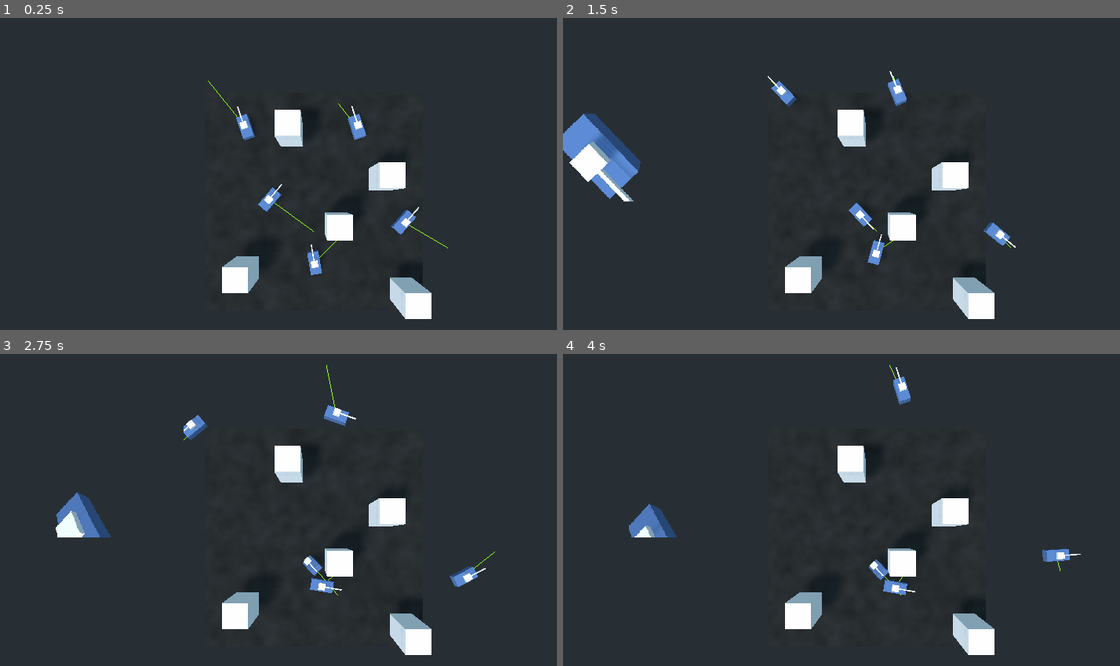
Above: before the commit, frames 1-4 (two rows, left to right).
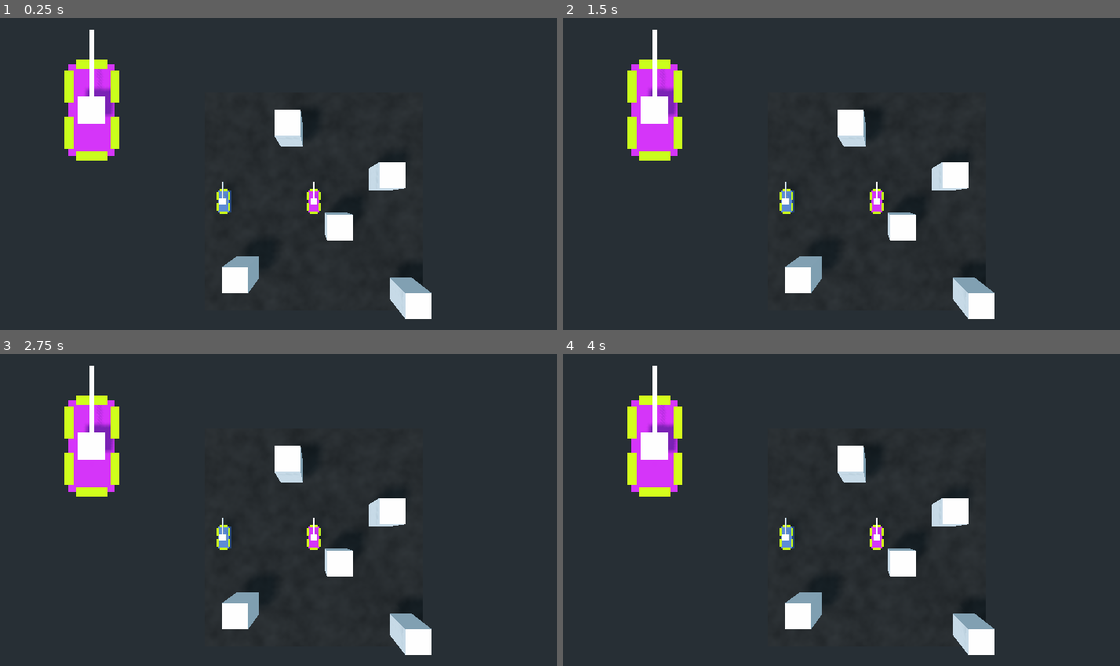
Above: after the commit, the same moments.

Repository: tastytentacles/ToppieTanks
Game: Godot game, scene res://TestBed.tscn
Two runs of this game, one before a commit and one after it. Both use one fixed random seed, a clock stepped at 60 frames per second and the inputs below.
Inputs:
- Up to frame 1 (0.25 s): no input
- Up to frame 2 (1.5 s): hold Right (ui_right) 0.53-1.28 s; hold Down (ui_down) from 1.28 s (still down)
- Up to frame 3 (2.75 s): release Down (ui_down) at 2.03 s; hold Right (ui_right) from 2.03 s (still down)
- Up to frame 4 (4 s): release Right (ui_right) at 2.78 s; hold Up (ui_up) 2.78-3.53 s; hold Left (ui_left) from 3.53 s (still down)

The runs differ from the first frame. In frame 1, 4.3% of the frame differs, in the area x 11-81%, y 3-83%; in frame 2, 6.5%, in the area x 0-82%, y 3-80%; in frame 3, 5.2%; in frame 4, 4.7%.

Commit message:
working armor

Diff:
--- a/TestBed.tscn
+++ b/TestBed.tscn
@@ -1,6 +1,8 @@
-[gd_scene load_steps=9 format=2]
+[gd_scene load_steps=11 format=2]
 
-[ext_resource path="res://obj/ai_tank.tscn" type="PackedScene" id=1]
+[ext_resource path="res://obj/player_tank.tscn" type="PackedScene" id=1]
+[ext_resource path="res://src/utils/cam_xy_track.gd" type="Script" id=2]
+[ext_resource path="res://obj/tank.tscn" type="PackedScene" id=3]
 
 [sub_resource type="OpenSimplexNoise" id=6]
 
@@ -35,23 +37,15 @@
 
 [node name="main_cam" type="Camera" parent="."]
 transform = Transform( 1, 0, 0, 0, -4.37114e-08, 1, 0, -1, -4.37114e-08, 0, 12, 0 )
+script = ExtResource( 2 )
+track_this = NodePath("../Tanks/player_tank")
 
 [node name="Tanks" type="Spatial" parent="."]
 
-[node name="tank" parent="Tanks" instance=ExtResource( 1 )]
-transform = Transform( 1, 0, 0, 0, 1, 0, 0, 0, 1, -2, 0.2, 0 )
+[node name="player_tank" parent="Tanks" instance=ExtResource( 1 )]
 
-[node name="tank2" parent="Tanks" instance=ExtResource( 1 )]
-transform = Transform( 1, 0, 0, 0, 1, 0, 0, 0, 1, 0, 0.2, 3 )
-
-[node name="tank3" parent="Tanks" instance=ExtResource( 1 )]
-transform = Transform( 1, 0, 0, 0, 1, 0, 0, 0, 1, 4, 0.2, 1 )
-
-[node name="tank4" parent="Tanks" instance=ExtResource( 1 )]
-transform = Transform( 1, 0, 0, 0, 1, 0, 0, 0, 1, 2, 0.2, -3 )
-
-[node name="tank5" parent="Tanks" instance=ExtResource( 1 )]
-transform = Transform( 1, 0, 0, 0, 1, 0, 0, 0, 1, -3, 0.2, -3 )
+[node name="dummy_tank" parent="Tanks" instance=ExtResource( 3 )]
+transform = Transform( 1, 0, 0, 0, 1, 0, 0, 0, 1, -4, 0.2, 0 )
 
 [node name="World" type="Spatial" parent="."]
 
@@ -122,6 +116,7 @@
 
 [node name="Viewport" type="Viewport" parent="UI/ViewportContainer"]
 size = Vector2( 300, 300 )
+transparent_bg = true
 handle_input_locally = false
 render_target_update_mode = 3
 shadow_atlas_size = 2
@@ -129,3 +124,7 @@
 [node name="tank_cam" type="Camera" parent="UI/ViewportContainer/Viewport"]
 transform = Transform( 1, 0, 0, 0, -4.37114e-08, 1, 0, -1, -4.37114e-08, 0, 2, 0 )
 cull_mask = 1048574
+projection = 1
+size = 2.0
+script = ExtResource( 2 )
+track_this = NodePath("../../../../Tanks/player_tank")
--- /dev/null
+++ b/obj/armor_plate.tscn
@@ -0,0 +1,132 @@
+[gd_scene load_steps=15 format=2]
+
+[ext_resource path="res://src/armor_plate_brain.gd" type="Script" id=1]
+
+[sub_resource type="BoxShape" id=16]
+extents = Vector3( 0.25, 0.125, 0.05 )
+
+[sub_resource type="VisualShaderNodeVectorOp" id=26]
+output_port_for_preview = 0
+operator = 2
+
+[sub_resource type="VisualShaderNodeVectorOp" id=27]
+output_port_for_preview = 0
+operator = 2
+
+[sub_resource type="VisualShaderNodeVectorOp" id=28]
+output_port_for_preview = 0
+
+[sub_resource type="VisualShaderNodeColorConstant" id=18]
+constant = Color( 0.476563, 1, 0, 1 )
+
+[sub_resource type="VisualShaderNodeColorConstant" id=19]
+constant = Color( 0.780273, 0, 0, 1 )
+
+[sub_resource type="VisualShaderNodeScalarUniform" id=25]
+uniform_name = "Life"
+
+[sub_resource type="VisualShaderNodeScalarClamp" id=29]
+
+[sub_resource type="VisualShaderNodeScalarConstant" id=30]
+constant = 1.0
+
+[sub_resource type="VisualShaderNodeScalarOp" id=31]
+output_port_for_preview = 0
+operator = 1
+
+[sub_resource type="VisualShader" id=23]
+code = "shader_type spatial;
+render_mode specular_schlick_ggx;
+
+uniform float Life;
+
+
+
+void vertex() {
+// Output:0
+
+}
+
+void fragment() {
+// Color:4
+	vec3 n_out4p0 = vec3(0.780273, 0.000000, 0.000000);
+	float n_out4p1 = 1.000000;
+
+// ScalarUniform:6
+	float n_out6p0 = Life;
+
+// ScalarClamp:7
+	float n_in7p1 = 0.00000;
+	float n_in7p2 = 1.00000;
+	float n_out7p0 = clamp(n_out6p0, n_in7p1, n_in7p2);
+
+// VectorOp:11
+	vec3 n_out11p0 = n_out4p0 * vec3(n_out7p0);
+
+// Color:3
+	vec3 n_out3p0 = vec3(0.476563, 1.000000, 0.000000);
+	float n_out3p1 = 1.000000;
+
+// Scalar:8
+	float n_out8p0 = 1.000000;
+
+// ScalarOp:9
+	float n_out9p0 = n_out8p0 - n_out7p0;
+
+// VectorOp:12
+	vec3 n_out12p0 = n_out3p0 * vec3(n_out9p0);
+
+// VectorOp:13
+	vec3 n_out13p0 = n_out11p0 + n_out12p0;
+
+// Output:0
+	ALBEDO = n_out13p0;
+
+}
+
+void light() {
+// Output:0
+
+}
+"
+graph_offset = Vector2( -159, 143.25 )
+nodes/fragment/0/position = Vector2( 860, 100 )
+nodes/fragment/3/node = SubResource( 18 )
+nodes/fragment/3/position = Vector2( 280, 260 )
+nodes/fragment/4/node = SubResource( 19 )
+nodes/fragment/4/position = Vector2( -140, 180 )
+nodes/fragment/6/node = SubResource( 25 )
+nodes/fragment/6/position = Vector2( -340, 280 )
+nodes/fragment/7/node = SubResource( 29 )
+nodes/fragment/7/position = Vector2( -140, 360 )
+nodes/fragment/8/node = SubResource( 30 )
+nodes/fragment/8/position = Vector2( -140, 280 )
+nodes/fragment/9/node = SubResource( 31 )
+nodes/fragment/9/position = Vector2( 80, 360 )
+nodes/fragment/11/node = SubResource( 26 )
+nodes/fragment/11/position = Vector2( 80, 140 )
+nodes/fragment/12/node = SubResource( 27 )
+nodes/fragment/12/position = Vector2( 460, 260 )
+nodes/fragment/13/node = SubResource( 28 )
+nodes/fragment/13/position = Vector2( 660, 140 )
+nodes/fragment/connections = PoolIntArray( 7, 0, 11, 1, 12, 0, 13, 1, 11, 0, 13, 0, 9, 0, 12, 1, 8, 0, 9, 0, 7, 0, 9, 1, 13, 0, 0, 0, 6, 0, 7, 0, 3, 0, 12, 0, 4, 0, 11, 0 )
+
+[sub_resource type="ShaderMaterial" id=24]
+shader = SubResource( 23 )
+shader_param/Life = 0.0
+
+[sub_resource type="QuadMesh" id=17]
+material = SubResource( 24 )
+size = Vector2( 0.35, 0.1 )
+
+[node name="armor_plate" type="KinematicBody"]
+script = ExtResource( 1 )
+
+[node name="CollisionShape" type="CollisionShape" parent="."]
+shape = SubResource( 16 )
+
+[node name="mesh" type="MeshInstance" parent="."]
+transform = Transform( 1, 0, 0, 0, -4.37114e-08, 1, 0, -1, -4.37114e-08, 0, -0.1, 0 )
+cast_shadow = 0
+mesh = SubResource( 17 )
+material/0 = null
--- a/obj/player_tank.tscn
+++ b/obj/player_tank.tscn
@@ -14,4 +14,36 @@
 script = ExtResource( 2 )
 
 [node name="MeshInstance" parent="." index="0"]
+layers = 2
 mesh = SubResource( 2 )
+
+[node name="turret_body" parent="turret" index="0"]
+layers = 2
+
+[node name="turret_barrel" parent="turret" index="1"]
+layers = 2
+
+[node name="mesh" parent="armor_plate" index="1"]
+layers = 2
+
+[node name="mesh" parent="armor_plate2" index="1"]
+layers = 2
+
+[node name="mesh" parent="armor_plate3" index="1"]
+layers = 2
+
+[node name="mesh" parent="armor_plate4" index="1"]
+layers = 2
+
+[node name="mesh" parent="armor_plate5" index="1"]
+layers = 2
+
+[node name="mesh" parent="armor_plate6" index="1"]
+layers = 2
+
+[editable path="armor_plate"]
+[editable path="armor_plate2"]
+[editable path="armor_plate3"]
+[editable path="armor_plate4"]
+[editable path="armor_plate5"]
+[editable path="armor_plate6"]
--- a/obj/tank.tscn
+++ b/obj/tank.tscn
@@ -1,4 +1,6 @@
-[gd_scene load_steps=6 format=2]
+[gd_scene load_steps=9 format=2]
+
+[ext_resource path="res://obj/armor_plate.tscn" type="PackedScene" id=1]
 
 [sub_resource type="SpatialMaterial" id=14]
 albedo_color = Color( 0.317647, 0.443137, 0.654902, 1 )
@@ -16,27 +18,67 @@
 [sub_resource type="CubeMesh" id=12]
 size = Vector3( 0.05, 0.05, 0.75 )
 
+[sub_resource type="BoxShape" id=16]
+extents = Vector3( 0.1, 0.1, 0.1 )
+
+[sub_resource type="BoxShape" id=17]
+extents = Vector3( 0.2, 0.125, 0.45 )
+
 [node name="tank" type="KinematicBody"]
 transform = Transform( 1, 0, 0, 0, 1, 0, 0, 0, 1, 0, 0.2, 0 )
 axis_lock_motion_y = true
 move_lock_y = true
 
 [node name="MeshInstance" type="MeshInstance" parent="."]
-layers = 2
 mesh = SubResource( 15 )
 material/0 = null
 
 [node name="CollisionShape" type="CollisionShape" parent="."]
 shape = SubResource( 13 )
 
-[node name="MeshInstance2" type="MeshInstance" parent="."]
+[node name="turret" type="Spatial" parent="."]
+
+[node name="turret_body" type="MeshInstance" parent="turret"]
 transform = Transform( 1, 0, 0, 0, 1, 0, 0, 0, 1, 0, 0.3, 0 )
-layers = 2
 mesh = SubResource( 10 )
+skeleton = NodePath("../..")
 material/0 = null
 
-[node name="MeshInstance3" type="MeshInstance" parent="."]
+[node name="turret_barrel" type="MeshInstance" parent="turret"]
 transform = Transform( 1, 0, 0, 0, 1, 0, 0, 0, 1, 0, 0.3, -0.5 )
-layers = 2
 mesh = SubResource( 12 )
+skeleton = NodePath("../..")
 material/0 = null
+
+[node name="muzzle" type="Spatial" parent="turret"]
+transform = Transform( 1, 0, 0, 0, 1, 0, 0, 0, 1, 0, 0.3, -0.85 )
+
+[node name="muzzle_box" type="Area" parent="turret"]
+transform = Transform( 1, 0, 0, 0, 1, 0, 0, 0, 1, 0, 0.3, -0.85 )
+
+[node name="CollisionShape" type="CollisionShape" parent="turret/muzzle_box"]
+shape = SubResource( 16 )
+
+[node name="kill_box" type="KinematicBody" parent="."]
+transform = Transform( 1, 0, 0, 0, 1, 0, 0, 0, 1, 0, 0.3, 0 )
+
+[node name="CollisionShape" type="CollisionShape" parent="kill_box"]
+shape = SubResource( 17 )
+
+[node name="armor_plate" parent="." instance=ExtResource( 1 )]
+transform = Transform( 1, 0, 0, 0, 1, 0, 0, 0, 1, 0, 0.3, -0.5 )
+
+[node name="armor_plate2" parent="." instance=ExtResource( 1 )]
+transform = Transform( -4.37114e-08, 0, 1, 0, 1, 0, -1, 0, -4.37114e-08, -0.25, 0.3, -0.25 )
+
+[node name="armor_plate3" parent="." instance=ExtResource( 1 )]
+transform = Transform( -4.37114e-08, 0, 1, 0, 1, 0, -1, 0, -4.37114e-08, -0.25, 0.3, 0.25 )
+
+[node name="armor_plate4" parent="." instance=ExtResource( 1 )]
+transform = Transform( -4.37114e-08, 0, 1, 0, 1, 0, -1, 0, -4.37114e-08, 0.25, 0.3, -0.25 )
+
+[node name="armor_plate5" parent="." instance=ExtResource( 1 )]
+transform = Transform( -4.37114e-08, 0, 1, 0, 1, 0, -1, 0, -4.37114e-08, 0.25, 0.3, 0.25 )
+
+[node name="armor_plate6" parent="." instance=ExtResource( 1 )]
+transform = Transform( 1, 0, 0, 0, 1, 0, 0, 0, 1, 0, 0.3, 0.5 )
--- a/project.godot
+++ b/project.godot
@@ -8,11 +8,59 @@
 
 config_version=4
 
+_global_script_classes=[ {
+"base": "KinematicBody",
+"class": "ArmorPlate",
+"language": "GDScript",
+"path": "res://src/armor_plate_brain.gd"
+} ]
+_global_script_class_icons={
+"ArmorPlate": ""
+}
+
 [application]
 
 config/name="Toppie Tanks"
 run/main_scene="res://TestBed.tscn"
 config/icon="res://icon.png"
+
+[input]
+
+game_forward={
+"deadzone": 0.5,
+"events": [ Object(InputEventKey,"resource_local_to_scene":false,"resource_name":"","device":0,"alt":false,"shift":false,"control":false,"meta":false,"command":false,"pressed":false,"scancode":87,"physical_scancode":0,"unicode":0,"echo":false,"script":null)
+ ]
+}
+game_back={
+"deadzone": 0.5,
+"events": [ Object(InputEventKey,"resource_local_to_scene":false,"resource_name":"","device":0,"alt":false,"shift":false,"control":false,"meta":false,"command":false,"pressed":false,"scancode":83,"physical_scancode":0,"unicode":0,"echo":false,"script":null)
+ ]
+}
+game_left={
+"deadzone": 0.5,
+"events": [ Object(InputEventKey,"resource_local_to_scene":false,"resource_name":"","device":0,"alt":false,"shift":false,"control":false,"meta":false,"command":false,"pressed":false,"scancode":65,"physical_scancode":0,"unicode":0,"echo":false,"script":null)
+ ]
+}
+game_right={
+"deadzone": 0.5,
+"events": [ Object(InputEventKey,"resource_local_to_scene":false,"resource_name":"","device":0,"alt":false,"shift":false,"control":false,"meta":false,"command":false,"pressed":false,"scancode":68,"physical_scancode":0,"unicode":0,"echo":false,"script":null)
+ ]
+}
+game_turn_left={
+"deadzone": 0.5,
+"events": [ Object(InputEventKey,"resource_local_to_scene":false,"resource_name":"","device":0,"alt":false,"shift":false,"control":false,"meta":false,"command":false,"pressed":false,"scancode":81,"physical_scancode":0,"unicode":0,"echo":false,"script":null)
+ ]
+}
+game_turn_right={
+"deadzone": 0.5,
+"events": [ Object(InputEventKey,"resource_local_to_scene":false,"resource_name":"","device":0,"alt":false,"shift":false,"control":false,"meta":false,"command":false,"pressed":false,"scancode":69,"physical_scancode":0,"unicode":0,"echo":false,"script":null)
+ ]
+}
+game_fire={
+"deadzone": 0.5,
+"events": [ Object(InputEventKey,"resource_local_to_scene":false,"resource_name":"","device":0,"alt":false,"shift":false,"control":false,"meta":false,"command":false,"pressed":false,"scancode":32,"physical_scancode":0,"unicode":0,"echo":false,"script":null)
+ ]
+}
 
 [physics]
 
--- /dev/null
+++ b/src/armor_plate_brain.gd
@@ -0,0 +1,28 @@
+extends KinematicBody
+class_name ArmorPlate
+
+var health = 100
+
+var health_scaler = 1.0 setget , _update_scaler
+
+onready var mat_cahce = ($mesh.get_active_material(0) as ShaderMaterial).duplicate()
+
+# func _ready():
+# 	var m = $mesh.get_active_material(0) as ShaderMaterial
+# 	m.set_shader_param("Life", 1)
+# 	$mesh.set_surface_material(0, m)
+
+func damage(d):
+	health = clamp(health - d, 0, 100)
+
+	mat_cahce.set_shader_param("Life", self.health_scaler)
+	$mesh.set_surface_material(0, mat_cahce)
+
+	if health == 0:
+		queue_free()
+
+	print(self.health_scaler)
+	print("damage " + str(d) + ", health left " + str(health))
+
+func _update_scaler():
+	return 1 - (health / 100.0)
--- a/src/player_tank.gd
+++ b/src/player_tank.gd
@@ -1,14 +1,33 @@
 extends "res://src/tank_brain.gd"
 
+var tick = 0.0
+
 func _process(delta):
-	if Input.get_action_strength("ui_up") > 0:
+	# if self.muzzle_clear:
+	# 	print("trace")
+
+	tick += delta
+	if tick > 2:
+		for n in get_children():
+			if n is ArmorPlate:
+				n.damage(10)
+
+		tick = 0.0
+
+	if Input.get_action_strength("game_forward") > 0:
 		forward_speed += speed * delta
 
-	if Input.get_action_strength("ui_down") > 0:
+	if Input.get_action_strength("game_back") > 0:
 		forward_speed -= speed * delta
 
-	if Input.get_action_strength("ui_left") > 0:
+	if Input.get_action_strength("game_left") > 0:
 		forward_angle = forward_angle.rotated(Vector3.UP, turn_speed * delta)
 
-	if Input.get_action_strength("ui_right") > 0:
+	if Input.get_action_strength("game_right") > 0:
 		forward_angle = forward_angle.rotated(Vector3.UP, -turn_speed * delta)
+
+	if Input.get_action_strength("game_turn_left") > 0:
+		turret_angle = turret_angle.rotated(Vector3.UP, turn_speed * delta)
+
+	if Input.get_action_strength("game_turn_right") > 0:
+		turret_angle = turret_angle.rotated(Vector3.UP, -turn_speed * delta)
--- a/src/tank_brain.gd
+++ b/src/tank_brain.gd
@@ -6,51 +6,20 @@
 
 var forward_speed = 0.0
 var forward_angle = Vector3(0, 0, -1)
+var turret_angle = Vector3(0, 0, -1)
+
+var muzzle_clear = false setget , _check_muzzle
 
 
 
-# func _process(delta):
-# 	if Input.get_action_strength("ui_up") > 0:
-# 		forward_speed += speed * delta
-
-# 	if Input.get_action_strength("ui_down") > 0:
-# 		forward_speed -= speed * delta
-
-# 	if Input.get_action_strength("ui_left") > 0:
-# 		forward_angle = forward_angle.rotated(Vector3.UP, turn_speed * delta)
-
-# 	if Input.get_action_strength("ui_right") > 0:
-# 		forward_angle = forward_angle.rotated(Vector3.UP, -turn_speed * delta)
-
 func _physics_process(_delta):
-	# if Input.get_action_strength("ui_up") > 0:
-	# 	forward_speed += speed * delta
-
-	# if Input.get_action_strength("ui_down") > 0:
-	# 	forward_speed -= speed * delta
-
-	# if Input.get_action_strength("ui_left") > 0:
-	# 	var t = transform
-	# 	t.origin = Vector3.ZERO
-	# 	t = t.rotated(Vector3.UP, turn_speed * delta)
-	# 	t.origin = transform.origin
-
-	# 	if !test_move(t, Vector3.ZERO):
-	# 		transform = t;
-	# 		forward_angle = forward_angle.rotated(Vector3.UP, turn_speed * delta)
-
-	# if Input.get_action_strength("ui_right") > 0:
-	# 	var t = transform
-	# 	t.origin = Vector3.ZERO
-	# 	t = t.rotated(Vector3.UP, -turn_speed * delta)
-	# 	t.origin = transform.origin
-
-	# 	if !test_move(t, Vector3.ZERO):
-	# 		transform = t;
-	# 		forward_angle = forward_angle.rotated(Vector3.UP, -turn_speed * delta)
-
 	transform = transform.looking_at(translation + forward_angle, Vector3.UP)
+	$turret.transform = $turret.transform.looking_at(
+		$turret.translation + turret_angle, Vector3.UP )
 
 	var _move_hit = move_and_collide(forward_angle.normalized() * forward_speed)
 
 	forward_speed *= friction
+
+func _check_muzzle():
+	return min($turret/muzzle_box.get_overlapping_bodies().size(), 1)
